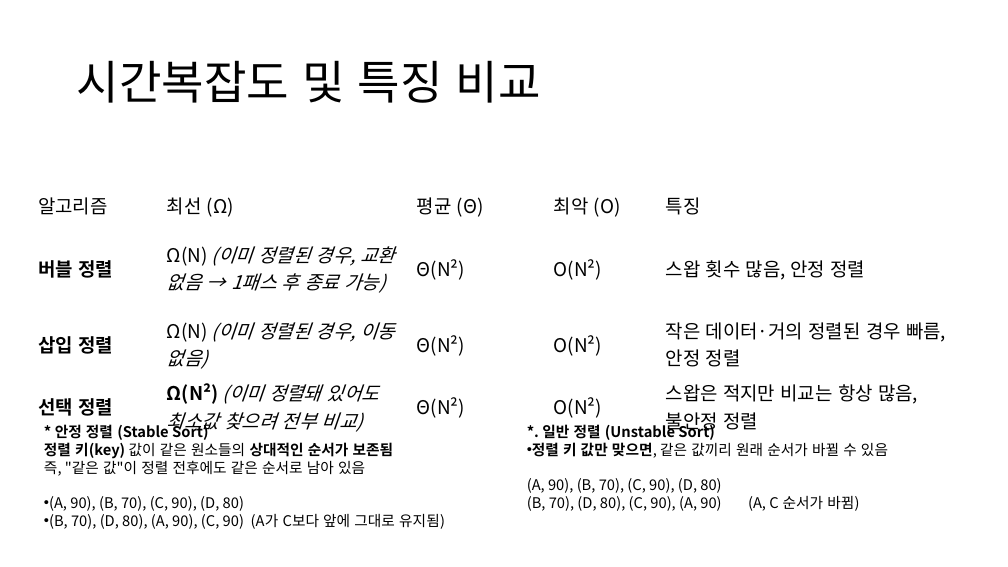
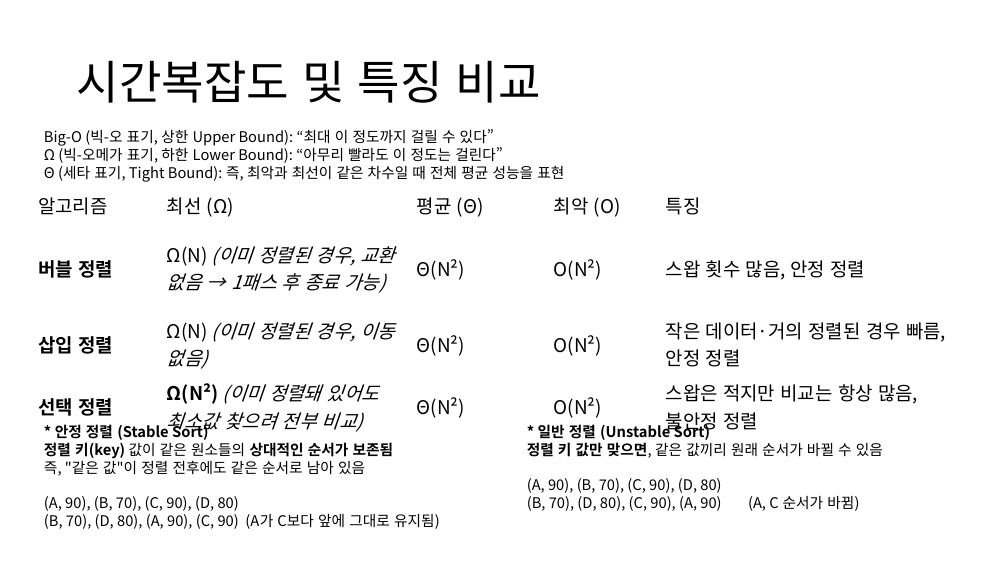
Before and after one commit to ldw9981/DataStructureAndAlgorithm, a slide deck: slide 6 of Documents/5 정렬.pptx. Drawn at 1008x567 pixels with LibreOffice and Linux fonts; fonts in the diff are those of the drawing. Boxes give left, top, right and bottom in pixels: in the first picture for what was removed or moved away, otherwise in the second. Text is boxed around its words. In the diff, an @@ line names an element or a change of style, - is before the commit and + after.

Commit message:
update

```diff
--- a/Documents/5 정렬.pptx
+++ b/Documents/5 정렬.pptx
@@ text added at (44,129,564,182), 14 pt, text #000000 @@
+Big-O (빅-오 표기, 상한 Upper Bound): “최대 이 정도까지 걸릴 수 있다”
+Ω (빅-오메가 표기, 하한 Lower Bound): “아무리 빨라도 이 정도는 걸린다”
+Θ (세타 표기, Tight Bound): 즉, 최악과 최선이 같은 차수일 때 전체 평균 성능을 표현
@@ text at (527,440,883,459): bullet • to none @@
@@ text at (538,423,711,442): text changed @@
-*. 일반 정렬 (Unstable Sort)
+* 일반 정렬 (Unstable Sort)
@@ text at (44,496,440,529): bullet • to none @@
```
